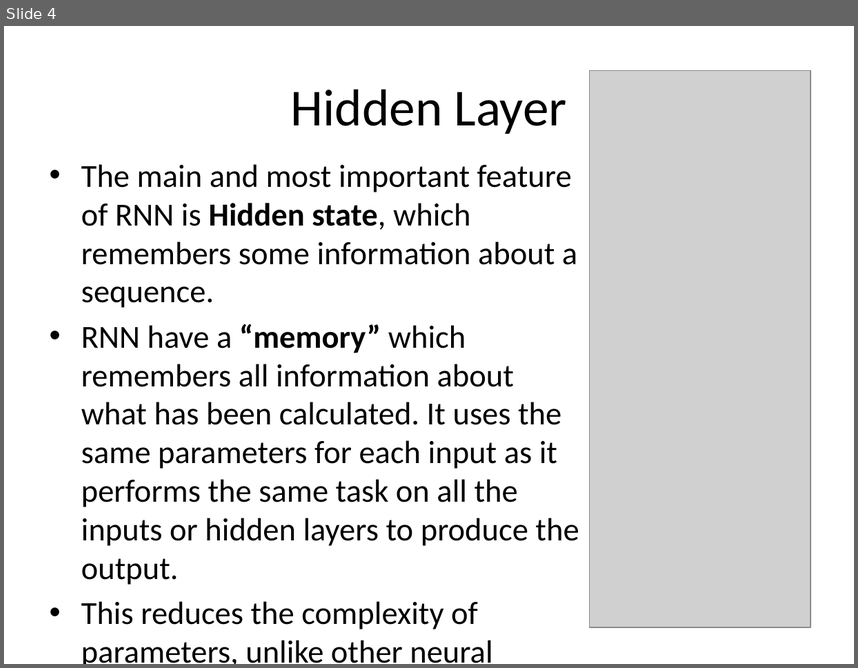
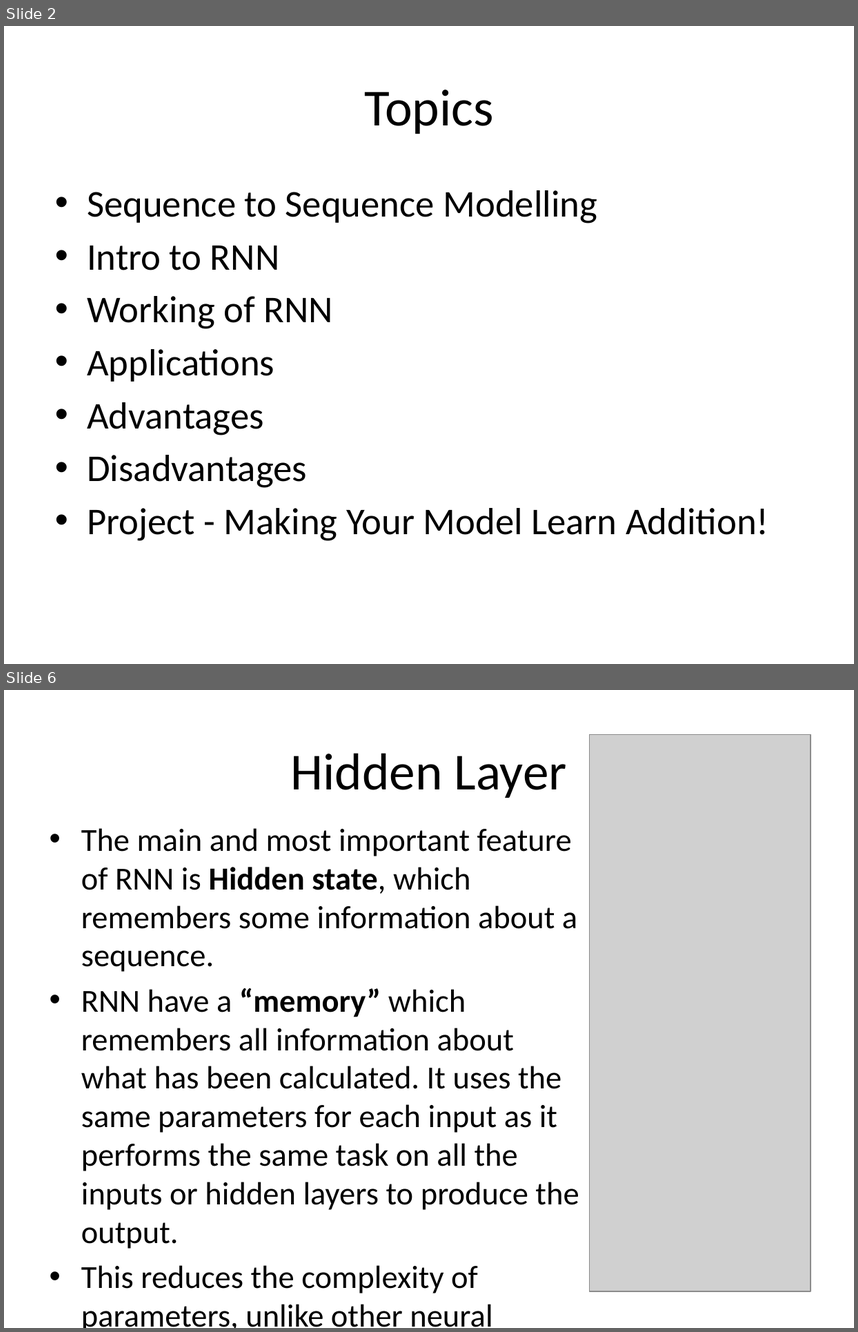
Before and after one commit to abhilashsaj/Simple-Recurrent-Neural-Network-with-Keras, a slide deck: Recurrent Neural Networks.pptx. Shown one above the other, each under a label of ours: slide 4 before the commit, slides 2 and 6 after it; the slides between them are not shown. The pictures are 858x668 and 858x1332 pixels, drawn with LibreOffice and Linux fonts; fonts in the diff are those of the drawing; grey boxes stand for pictures. Boxes give left, top, right and bottom in pixels: in the first picture for what was removed or moved away, otherwise in the second. Text is boxed around its words. In the diff, an @@ line names an element or a change of style, - is before the commit and + after.

```diff
--- a/Recurrent Neural Networks.pptx
+++ b/Recurrent Neural Networks.pptx
@@ slide 2 added at bbox=[4, 26, 854, 664], background #FFFFFF @@
@@ title added at bbox=[364, 89, 494, 134], 44 pt, text #000000 @@
+Topics
@@ text added at bbox=[87, 190, 769, 541], 32 pt, text #000000 @@
+• Sequence to Sequence Modelling
+• Intro to RNN
+• Working of RNN
+• Applications
+• Advantages
+• Disadvantages
+• Project - Making Your Model Learn Addition!
@@ what was slide 4 is now slide 6 @@
```
Also in this commit, not shown: 8 slides changed, 12 other slides added, 1 other file.
